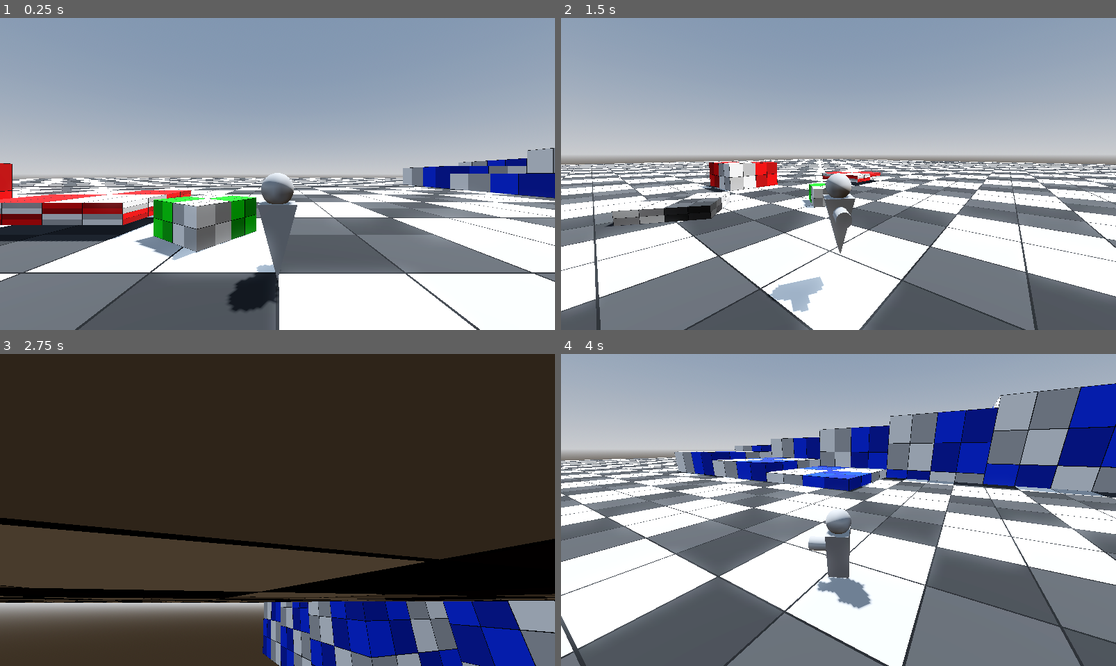
Above: before the commit, frames 1-4 (two rows, left to right).
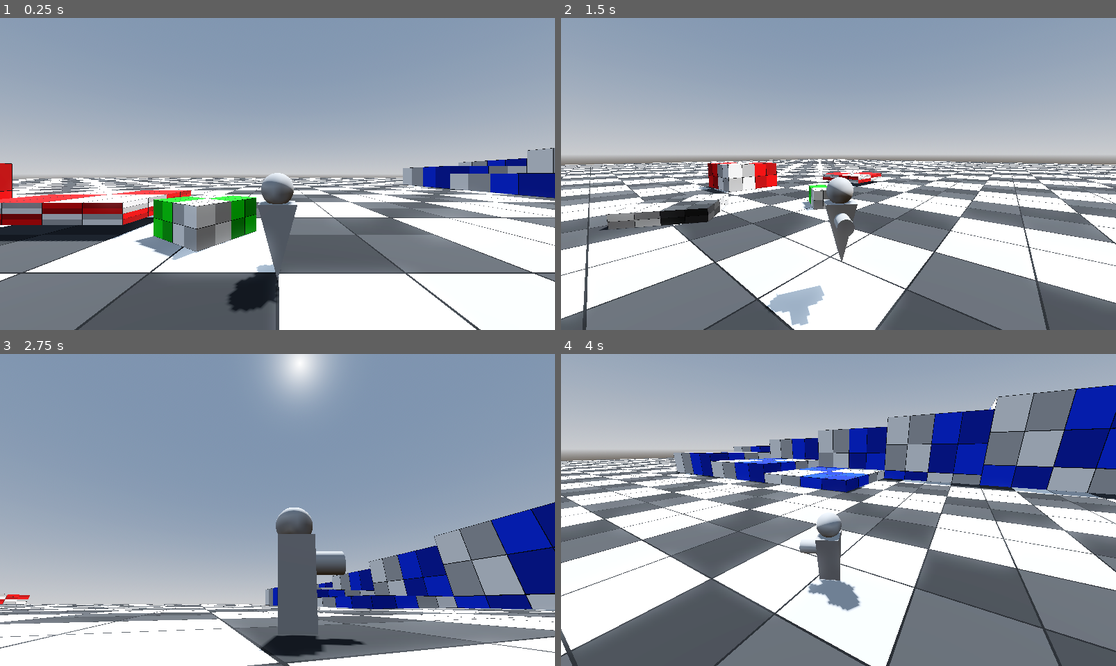
Above: after the commit, the same moments.

Repository: SyntronicZero/floatingblockgame
Game: Godot game, scene res://Levels/TESTING/test_level.tscn
Same seed, same stepped clock (60 frames per second), same inputs: the game is played once before the commit and once after it.
Inputs (mouse positions are in pixels of both pictures, inside the frame that each line leads up to):
- Up to frame 1 (0.25 s): no input
- Up to frame 2 (1.5 s): tap Enter at 0.5 s; move the mouse to (960, 158) at 0.52 s; hold D (Right) 0.53-1.28 s; tap T at 0.6 s; click (960, 158) at 0.67 s; tap Space (Jump) at 0.77 s; move the mouse to (727, 189) at 1.27 s; hold S (Backward) from 1.28 s (still down); tap Y at 1.35 s
- Up to frame 3 (2.75 s): tap Space (Jump) at 1.52 s; move the mouse to (333, 441) at 2.02 s; release S (Backward) at 2.03 s; hold D (Right) from 2.03 s (still down); tap Z at 2.1 s
- Up to frame 4 (4 s): move the mouse to (810, 572) at 2.77 s; release D (Right) at 2.78 s; hold W (Forward) 2.78-3.53 s; tap G at 2.85 s; click (810, 572) at 2.92 s; tap Space (Jump) at 3.02, 3.77 s; move the mouse to (1005, 556) at 3.52 s; hold A (Left) from 3.53 s (still down); tap R at 3.6 s

The runs differ from the first frame. In frame 1, 0.5% of the frame differs, in the area x 0-100%, y 41-100%; in frame 2, 14%; in frame 3, 98%, in the area x 0-100%, y 0-100%; in frame 4, 16%.

Commit message:
Added lerp cam function so camera isnt stiffly attached to player. Add wall collision ray to detect if camera is intersecting a wall

Diff:
--- a/Player/3rd_person_cam.gd
+++ b/Player/3rd_person_cam.gd
@@ -5,10 +5,12 @@
 @onready var camera_rotation_y_node: Node3D = $CameraRotationY
 @onready var camera_location_z_node: Node3D = $CameraRotationY/CameraRotationX/CameraLocationZ
 @onready var camera_3d: Camera3D = $SmoothCamera/Camera3D
+@onready var cam_wall_detection: RayCast3D = $CameraRotationY/CameraRotationX/WallDetection
 
 var cam_basis: Basis
 
 var input_dir: Vector2
+@export var cam_lerp_node: Marker3D
 @export var MOUSE_SENSITIVITY: float = .003
 @export var CONTROLLER_SENSITIVITY: float = 0.05
 @export var fov: float
@@ -25,8 +27,16 @@
 		camera_rotation_y_node.rotation.y = camera_rotation.y
 		cam_basis = camera_rotation_y_node.global_basis
 
+func _ready() -> void:
+	if cam_lerp_node != null:
+		self.top_level = true
+
 func _physics_process(delta: float) -> void:
-	camera_location_z_node.position.z = lerp(camera_location_z_node.position.z, zoom, .1)
+	if cam_lerp_node != null:
+		position = lerp(position, cam_lerp_node.global_position, .3)
+	#camera_location_z_node.position.z = lerp(camera_location_z_node.position.z, zoom, .1)
+	#cam_wall_detection.target_position.z = zoom
+	_camera_wall_collision()
 	_camera_movement(camera_rotation, input_dir)
 
 func _input(event: InputEvent) -> void:
@@ -39,8 +49,17 @@
 		camera_rotation.x = clamp(camera_rotation.x, deg_to_rad(-90), deg_to_rad(90))
 		#print("rotating")
 
-func _camera_movement(camera_rot_var, input_vector):
+func _camera_movement(camera_rot_var, input_vector) -> void:
 	if input_vector: #controller input
 		camera_rotation.y += (-input_vector.x * CONTROLLER_SENSITIVITY)
 		camera_rotation.x += (-input_vector.y * CONTROLLER_SENSITIVITY)
 		camera_rotation.x = clamp(camera_rotation.x, deg_to_rad(-90), deg_to_rad(90))
+
+func _camera_wall_collision():
+	var hit_length: float
+	cam_wall_detection.target_position.z = zoom + 1
+	if cam_wall_detection.is_colliding():
+		hit_length = cam_wall_detection.global_position.distance_to(cam_wall_detection.get_collision_point()) - 1
+	else:
+		hit_length = zoom
+	camera_location_z_node.position.z = min(lerp(camera_location_z_node.position.z, zoom, .1), hit_length)
--- a/Player/3rd_person_cam.tscn
+++ b/Player/3rd_person_cam.tscn
@@ -13,6 +13,11 @@
 [node name="CameraLocationZ" type="Marker3D" parent="CameraRotationY/CameraRotationX"]
 transform = Transform3D(1, 0, 0, 0, 1, 0, 0, 0, 1, 0, 0, 0.5)
 
+[node name="WallDetection" type="RayCast3D" parent="CameraRotationY/CameraRotationX"]
+exclude_parent = false
+target_position = Vector3(0, 0, 0)
+hit_back_faces = false
+
 [node name="SmoothCamera" type="Node3D" parent="."]
 transform = Transform3D(1, 0, 0, 0, 1, 0, 0, 0, 1, 0, 0, 0.5)
 script = ExtResource("2_3w2ck")
--- a/Player/player.tscn
+++ b/Player/player.tscn
@@ -14,6 +14,7 @@
 [sub_resource type="CylinderMesh" id="CylinderMesh_btcbx"]
 
 [node name="Player" type="CharacterBody3D" node_paths=PackedStringArray("camera_node")]
+collision_layer = 0
 script = ExtResource("1_4ntmi")
 camera_node = NodePath("3rdPersonCam")
 
@@ -24,8 +25,9 @@
 
 [node name="MeshRotationX" type="Node3D" parent="MeshRotationY"]
 
-[node name="3rdPersonCam" parent="." instance=ExtResource("1_l8h54")]
+[node name="3rdPersonCam" parent="." node_paths=PackedStringArray("cam_lerp_node") instance=ExtResource("1_l8h54")]
 transform = Transform3D(1, 0, 0, 0, 1, 0, 0, 0, 1, 0, 0.935663, 0)
+cam_lerp_node = NodePath("../CamLerpPos")
 zoom = 5.0
 
 [node name="SmoothPlayer" type="Node3D" parent="."]
@@ -45,3 +47,6 @@
 [node name="MeshInstance3D3" type="MeshInstance3D" parent="SmoothPlayer"]
 transform = Transform3D(0.362, 0, 0, 0, -1.58235e-08, 0.362, 0, -0.362, -1.58235e-08, 0, 0, -0.388559)
 mesh = SubResource("CylinderMesh_btcbx")
+
+[node name="CamLerpPos" type="Marker3D" parent="."]
+transform = Transform3D(1, 0, 0, 0, 1, 0, 0, 0, 1, 0, 0.935663, 0)
